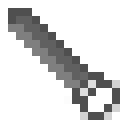
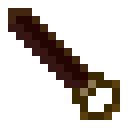
Revision of a layered 128 x 128 image; what changed, layer by layer:
added layer "tic_saw" above "broken_head" over [8, 8, 120, 120]
hid "head" over [8, 8, 88, 88]
hid "binding" over [72, 72, 104, 104]
hid "handle" over [64, 72, 120, 120]
